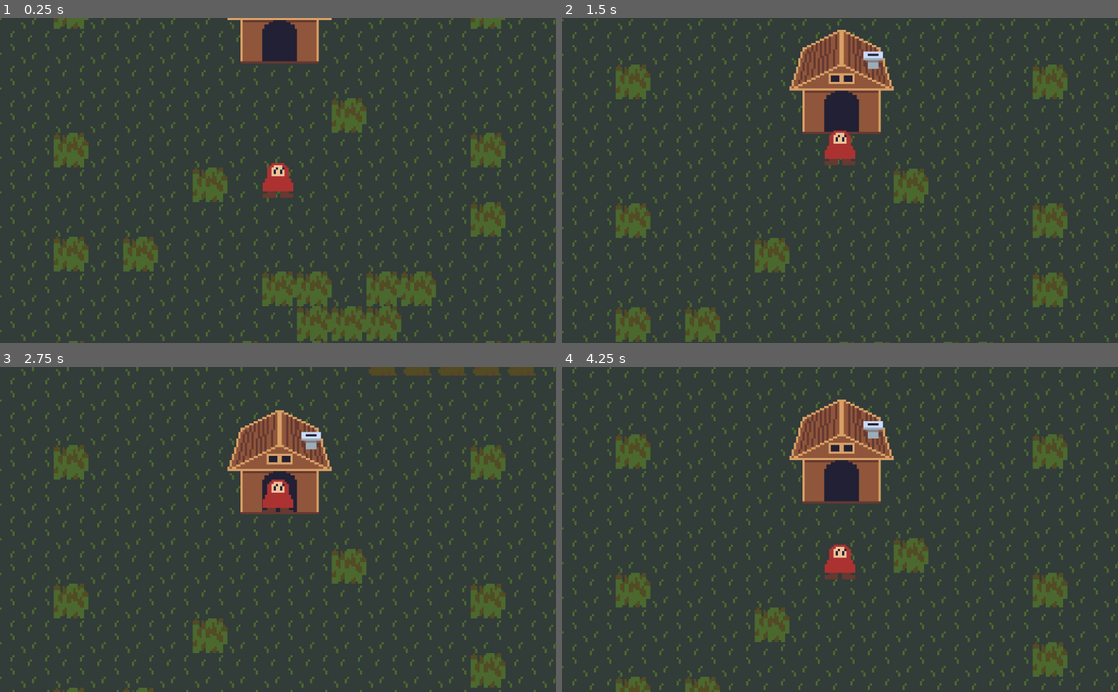
Above: before the commit, frames 1-4 (two rows, left to right).
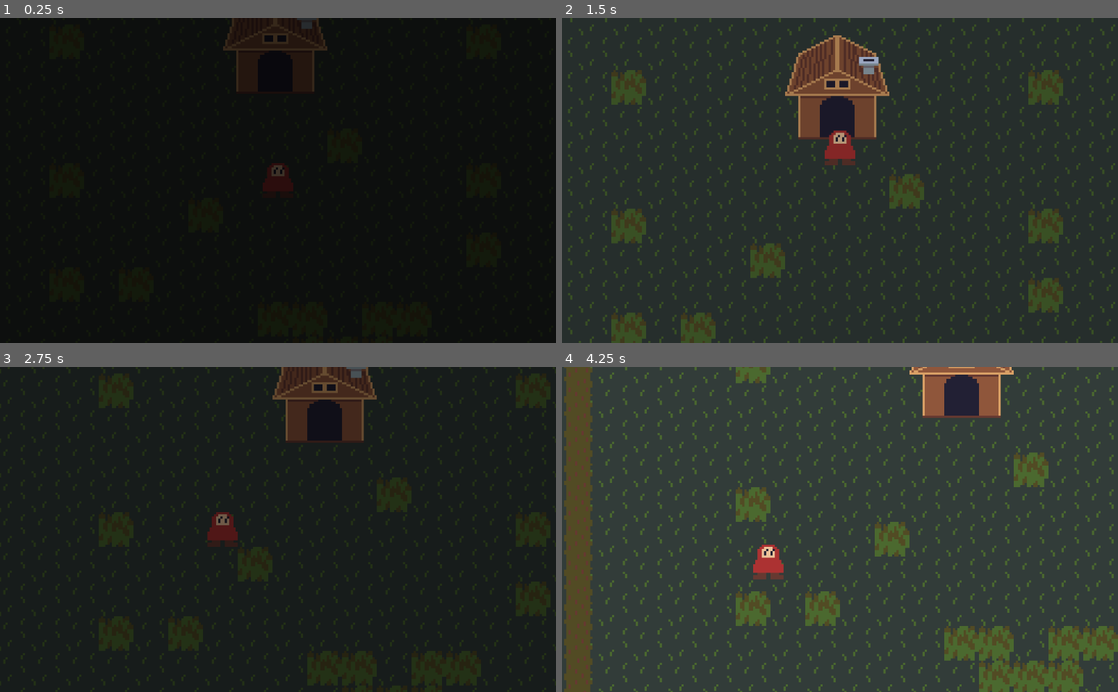
Above: after the commit, the same moments.

Repository: apples/ld48
Game: Godot game, scene res://scenes/forest/ForestScene.tscn
Same seed, same stepped clock (60 frames per second), same inputs: the game is played once before the commit and once after it.
Inputs:
- Up to frame 1 (0.25 s): no input
- Up to frame 2 (1.5 s): hold Up (move_up) from 0.53 s (still down); tap Space (attack) at 0.6 s; tap P at 1.35 s
- Up to frame 3 (2.75 s): release Up (move_up) at 2.03 s; hold Left (move_left) from 2.03 s (still down); hold Shift from 2.03 s (still down)
- Up to frame 4 (4.25 s): release Shift at 2.78 s; tap Space (attack) at 2.85 s; release Left (move_left) at 3.53 s; hold Down (move_down) from 3.53 s (still down); hold P from 3.53 s (still down)

The runs differ from the first frame. In frame 1, 100% of the frame differs, in the area x 0-100%, y 0-100%; in frame 2, 15%; in frame 3, 100%; in frame 4, 30%.

Commit message:
Added sleeping

Diff:
--- /dev/null
+++ b/client/default_bus_layout.tres
@@ -0,0 +1,15 @@
+[gd_resource type="AudioBusLayout" format=2]
+
+[resource]
+bus/1/name = "Music"
+bus/1/solo = false
+bus/1/mute = false
+bus/1/bypass_fx = false
+bus/1/volume_db = 0.0
+bus/1/send = "Master"
+bus/2/name = "SFX"
+bus/2/solo = false
+bus/2/mute = false
+bus/2/bypass_fx = false
+bus/2/volume_db = 0.0
+bus/2/send = "Master"
--- a/client/player/Player.gd
+++ b/client/player/Player.gd
@@ -1,20 +1,32 @@
 extends KinematicBody2D
+
+signal on_sleep(player)
 
 export(NodePath) var obstacle_map_path = null
 onready var obstacle_map: TileMap = get_node(obstacle_map_path)
 
-#export(NodePath) var tileMap = null
-#onready var worldMap: TileMap = get_node(tileMap)
-
 const TALLGRASS_TILE = 1
 
-export(float) var base_move_speed = 50.0
+const base_move_speed = 50.0
 
 var dead = false
+
+onready var start_pos = position
 
 func be_dead():
 	dead = true
 	$AnimatedSprite.rotation_degrees = 90
+	$AnimatedSprite.stop()
+
+func go_to_sleep():
+	dead = true
+	emit_signal("on_sleep", self)
+	$MusicSleep.play()
+
+func reset():
+	dead = false
+	position = start_pos
+	$AnimatedSprite.rotation_degrees = 0
 	$AnimatedSprite.stop()
 
 # Called when the node enters the scene tree for the first time.
--- a/client/player/Player.tscn
+++ b/client/player/Player.tscn
@@ -1,8 +1,9 @@
-[gd_scene load_steps=4 format=2]
+[gd_scene load_steps=5 format=2]
 
 [ext_resource path="res://player/spriteframes.tres" type="SpriteFrames" id=1]
 [ext_resource path="res://player/Player.gd" type="Script" id=2]
 [ext_resource path="res://sfx/grass.wav" type="AudioStream" id=3]
+[ext_resource path="res://music/sleep.wav" type="AudioStream" id=4]
 
 [node name="Player" type="KinematicBody2D"]
 script = ExtResource( 2 )
@@ -12,8 +13,12 @@
 
 [node name="AnimatedSprite" type="AnimatedSprite" parent="."]
 frames = ExtResource( 1 )
-animation = "grass"
 
 [node name="SfxGrass" type="AudioStreamPlayer" parent="."]
 stream = ExtResource( 3 )
+bus = "SFX"
+
+[node name="MusicSleep" type="AudioStreamPlayer" parent="."]
+stream = ExtResource( 4 )
+bus = "Music"
 [connection signal="frame_changed" from="AnimatedSprite" to="." method="_on_AnimatedSprite_frame_changed"]
--- a/client/scenes/forest/ForestScene.gd
+++ b/client/scenes/forest/ForestScene.gd
@@ -19,5 +19,18 @@
 func _on_AnimationPlayer_animation_finished(anim_name):
 	match anim_name:
 		"FadeOut":
+			fading_out = false
 			Globals.current_time = 0
-			get_tree().reload_current_scene()
+			$Player.reset()
+			$Player/Camera.align()
+			$AnimationPlayer.play("FadeIn")
+
+
+func _on_SleepArea_body_entered(body):
+	if body.is_in_group("player"):
+		body.go_to_sleep()
+
+
+func _on_Player_on_sleep(player):
+	fading_out = true
+	$AnimationPlayer.play("FadeOut")
--- a/client/scenes/forest/ForestScene.tscn
+++ b/client/scenes/forest/ForestScene.tscn
@@ -6,10 +6,12 @@
 [ext_resource path="res://scenes/forest/ForestScene.gd" type="Script" id=4]
 [ext_resource path="res://scenes/forest/fade.png" type="Texture" id=5]
 
+[sub_resource type="RectangleShape2D" id=3]
+
 [sub_resource type="Animation" id=1]
 resource_name = "FadeIn"
 tracks/0/type = "value"
-tracks/0/path = NodePath("Player/PlayerCamera/FadeSprite:modulate")
+tracks/0/path = NodePath("Player/Camera/FadeSprite:modulate")
 tracks/0/interp = 1
 tracks/0/loop_wrap = true
 tracks/0/imported = false
@@ -23,7 +25,7 @@
 
 [sub_resource type="Animation" id=2]
 tracks/0/type = "value"
-tracks/0/path = NodePath("Player/PlayerCamera/FadeSprite:modulate")
+tracks/0/path = NodePath("Player/Camera/FadeSprite:modulate")
 tracks/0/interp = 1
 tracks/0/loop_wrap = true
 tracks/0/imported = false
@@ -54,11 +56,22 @@
 format = 1
 tile_data = PoolIntArray( -131012, 2, 0, -131011, 2, 0, -131010, 2, 0, -131009, 2, 0, -130996, 2, 0, -130995, 2, 0, -13 …(11833 unchanged characters)…
 
-[node name="Player" parent="." instance=ExtResource( 1 )]
-position = Vector2( 183.193, 150.025 )
+[node name="SleepArea" type="Area2D" parent="."]
+position = Vector2( 184.082, 84.2273 )
+__meta__ = {
+"_edit_group_": true
+}
+
+[node name="CollisionShape2D" type="CollisionShape2D" parent="SleepArea"]
+shape = SubResource( 3 )
+
+[node name="Player" parent="." groups=[
+"player",
+] instance=ExtResource( 1 )]
+position = Vector2( 185.315, 135.883 )
 obstacle_map_path = NodePath("../Navigation2D/TileMapObstacles")
 
-[node name="PlayerCamera" type="Camera2D" parent="Player"]
+[node name="Camera" type="Camera2D" parent="Player"]
 current = true
 zoom = Vector2( 0.25, 0.25 )
 limit_left = 0
@@ -68,11 +81,10 @@
 editor_draw_limits = true
 editor_draw_drag_margin = true
 
-[node name="FadeSprite" type="Sprite" parent="Player/PlayerCamera"]
-visible = false
-modulate = Color( 0, 0, 0, 1 )
-position = Vector2( -137.31, -82.7433 )
-scale = Vector2( 280.779, 173.233 )
+[node name="FadeSprite" type="Sprite" parent="Player/Camera"]
+modulate = Color( 0, 0, 0, 0 )
+position = Vector2( -196.239, -142.234 )
+scale = Vector2( 402.566, 293.898 )
 z_index = 4096
 texture = ExtResource( 5 )
 centered = false
@@ -90,4 +102,6 @@
 [node name="AnimationPlayer" type="AnimationPlayer" parent="."]
 anims/FadeIn = SubResource( 1 )
 anims/FadeOut = SubResource( 2 )
+[connection signal="body_entered" from="SleepArea" to="." method="_on_SleepArea_body_entered"]
+[connection signal="on_sleep" from="Player" to="." method="_on_Player_on_sleep"]
 [connection signal="animation_finished" from="AnimationPlayer" to="." method="_on_AnimationPlayer_animation_finished"]
--- /dev/null
+++ b/client/scenes/forest/SleepArea.gd
@@ -0,0 +1,16 @@
+extends Area2D
+
+
+# Declare member variables here. Examples:
+# var a = 2
+# var b = "text"
+
+
+# Called when the node enters the scene tree for the first time.
+func _ready():
+	pass # Replace with function body.
+
+
+# Called every frame. 'delta' is the elapsed time since the previous frame.
+#func _process(delta):
+#	pass
Not shown, added: client/music/sleep.wav.import
Not shown: 1 places in client/scenes/forest/ForestScene.tscn that only renumber resources
Not shown, added: client/music/sleep.ceol
Not shown, added: client/music/sleep.wav
